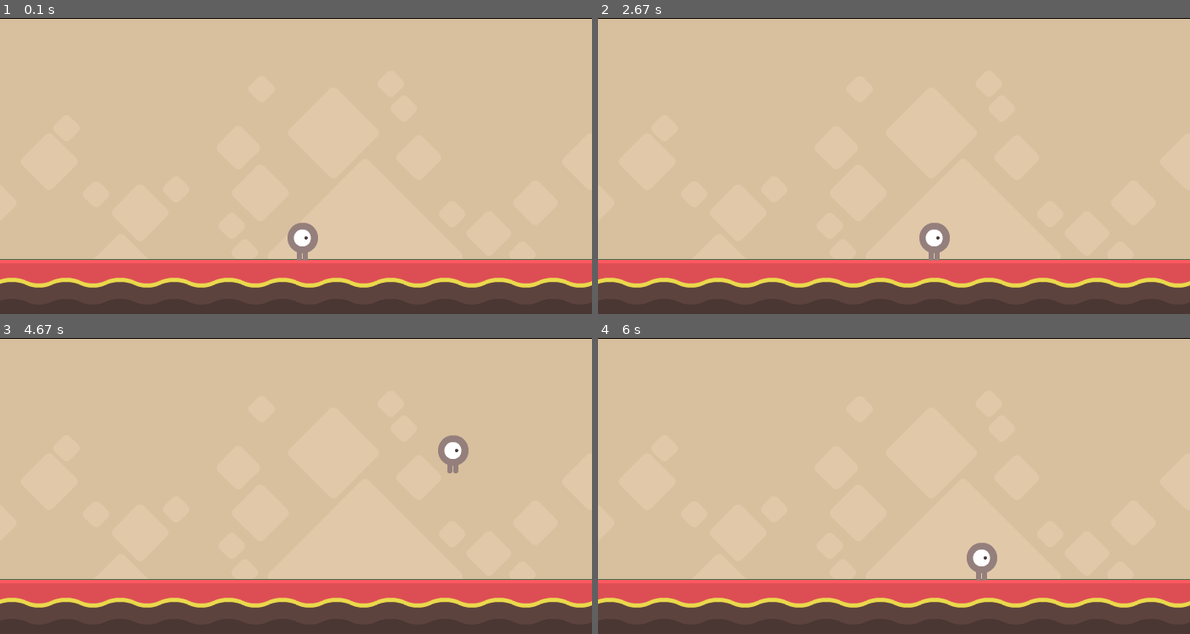
Above: before the commit, frames 1-4 (two rows, left to right).
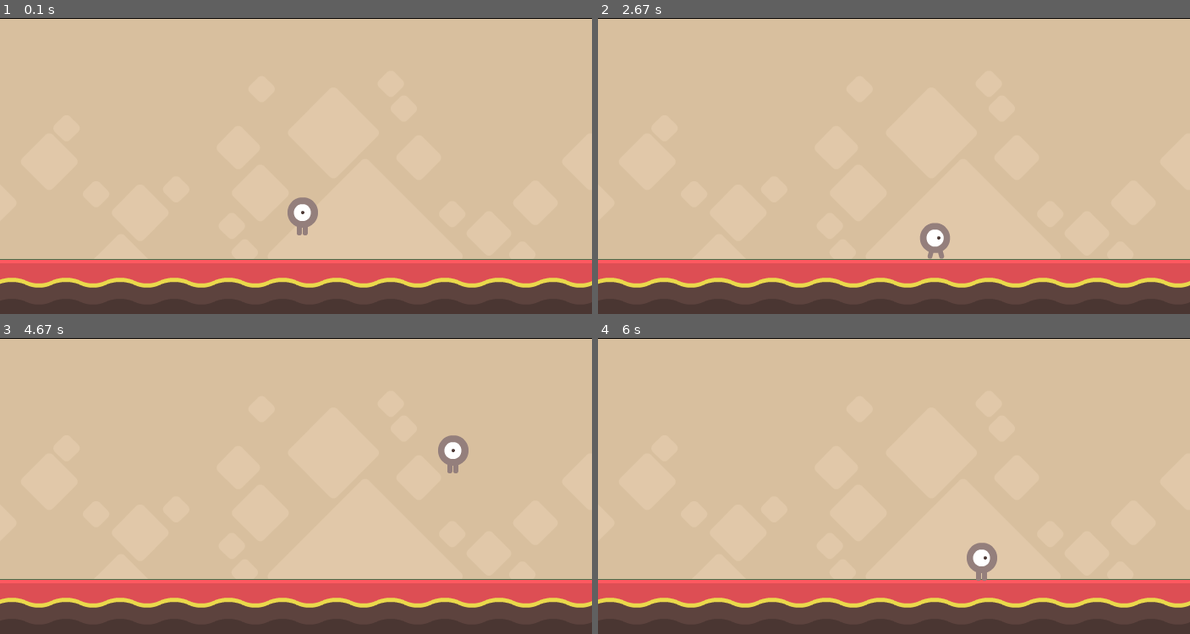
Above: after the commit, the same moments.

Repository: shakori999/games
Game: pygame game, started from PYGAME/RPG/RPG.py
Same seed, same stepped clock (60 frames per second), same inputs: the game is played once before the commit and once after it.
Inputs:
- Up to frame 1 (0.1 s): no input
- Up to frame 2 (2.67 s): hold Right 0.33-0.8 s; hold Right 0.83-1.3 s; tap Space at 0.9, 1.2, 1.4, 1.7, 1.97, 2.27, 2.4 s; hold Left 1.33-1.87 s; hold Left 1.9-2.3 s; hold Right from 2.33 s (still down)
- Up to frame 3 (4.67 s): tap Space at 2.7, 3.07, 3.37, 3.57, 3.87, 4.07, 4.37, 4.57 s; release Right at 2.97 s; hold Left 3-3.47 s; hold Right 3.5-3.97 s; hold Right 4-4.47 s; hold Left from 4.5 s (still down)
- Up to frame 4 (6 s): tap Space at 4.87, 5.13, 5.43, 5.57, 5.87 s; release Left at 5.03 s; hold Left 5.07-5.47 s; hold Right from 5.5 s (still down)

The runs differ from the first frame. In frame 1, 0.8% of the frame differs, in the area x 48-54%, y 60-82%; in frame 2, 0.1%; in frame 3, less than 0.1%; in frame 4, nothing differs.

Commit message:
compelete the animation from both side

Diff:
--- a/PYGAME/RPG/RPG.py
+++ b/PYGAME/RPG/RPG.py
@@ -1,10 +1,10 @@
-import os, sys, random
+import sys, random, time
 import pygame
 from pygame.locals import *
 from tkinter import filedialog
 from tkinter import *
 
-pygame.init()
+pygame.init() # Begin pygame
 
 # variablers will be use durring the program
 vec = pygame.math.Vector2
@@ -20,6 +20,26 @@
 screen = pygame.display.set_mode((w, h))
 pygame.display.set_caption("RPG")
 
+#the animation for the charecter from Right
+run_ani_R = [
+    pygame.image.load("BG/playerGrey_stand.png"),
+    pygame.image.load("BG/playerGrey_walk1.png"),
+    pygame.image.load("BG/playerGrey_walk2.png"),
+    pygame.image.load("BG/playerGrey_walk3.png"),
+    pygame.image.load("BG/playerGrey_walk2.png"),
+    pygame.image.load("BG/playerGrey_walk1.png"),
+]
+
+#the animation for the charecter from Left
+run_ani_L = [
+    pygame.image.load("BG/playerGrey_stand.png"),
+    pygame.image.load("BG/playerGrey_walk1.png"),
+    pygame.image.load("BG/playerGrey_walk2.png"),
+    pygame.image.load("BG/playerGrey_walk3.png"),
+    pygame.image.load("BG/playerGrey_walk2.png"),
+    pygame.image.load("BG/playerGrey_walk1.png"),
+]
+
 
 class Background(pygame.sprite.Sprite):
     def __init__(self):
@@ -36,24 +56,27 @@
         super().__init__()
         self.image = pygame.image.load("BG/bgtrue.png")
         self.rect = self.image.get_rect(center = (350, 317))
+
     def render(self):
         screen.blit(self.image, (self.rect.x, self.rect.y))
 
 class Player(pygame.sprite.Sprite):
     def __init__(self):
         super().__init__()
-        self.image = pygame.image.load("BG/playerGrey_walk1.png")
+        self.image = pygame.image.load("BG/playerGrey_stand.png")
         self.rect = self.image.get_rect()
 
         #position and direction
         self.vx = 0
-        self.pos = vec((340, 240))
+        self.pos = vec((340, 200))
         self.vel = vec(0,0)
         self.acc = vec(0,0)
         self.direction = "RIGHT"
 
         #Movement
         self.jumping = False
+        self.running = False
+        self.move_frame = 0
 
     def move(self):
 
@@ -86,10 +109,31 @@
         if self.pos.x < 0:
             self.pos.x = w
 
-        self.rect.topleft = self.pos
+        self.rect.topleft = self.pos # Update rect with new pos
 
     def update(self):
-        pass
+        #Return to base frame if at end of movement sequence
+        if self.move_frame > 5:
+            self.move_frame = 0
+            return
+        # move the character to the next frame if the conditions are met
+        if self.jumping == False and self.running == True:
+            if self.vel.x > 0:
+                self.image = run_ani_R[self.move_frame]
+                self.direction = "RIGHT"
+            elif self.vel.x < 0:
+                self.image = run_ani_L[self.move_frame]
+                self.direction = "LEFT"
+            self.move_frame += 1
+
+        #Returns to base frame if standing still and incorrect frame not showing
+        if abs(self.vel.x) < 0.2 and self.move_frame != 0:
+            self.move_frame = 0
+            if self.direction == "RIGHT":
+                self.image = run_ani_R[self.move_frame]
+            elif self.direction == "LEFT":
+                self.image = run_ani_L[self.move_frame]
+
 
     def attack(self):
         pass
@@ -97,14 +141,15 @@
     def jump(self):
         self.rect.x += 1
 
+        #Check to see if playe ris in contact with ground!
         hits = pygame.sprite.spritecollide(self , ground_group, False)
 
         self.rect.x -= 1
 
+        # If touching the ground , and not currenctly jumping then, let him jump
         if hits and not self.jumping:
             self.jumping = True
             self.vel.y = -12
-
 
     def gravity_check(self):
         hits = pygame.sprite.spritecollide(player1, ground_group, False)
@@ -122,29 +167,42 @@
         super().__init__()
 
 background = Background()
+
 ground = Ground()
 ground_group = pygame.sprite.Group()
 ground_group.add(ground)
 
 player1 = Player()
+player_groupd = pygame.sprite.Group()
 
 while True:
     for event in pygame.event.get():
+        # close the game with close button
         if event.type == QUIT:
             pygame.quit()
-            exit()
+            sys.exit()
+
+        #For events that occur upon clicing the mouse
         if event.type == pygame.MOUSEBUTTONDOWN:
             pass
+
+        #Event handling for a range of different key presses
         if event.type == pygame.KEYDOWN:
             if event.key == pygame.K_SPACE:
                 player1.jump()
 
+    #Player related functions
+    player1.update()
+    player1.move()
+    player1.gravity_check()
+
+
+    #Display and Background related functions
     background.render()
     ground.render()
-    player1.move()
+
+    #Rendering Player
     screen.blit(player1.image, player1.rect)
-
-    player1.gravity_check()
 
     pygame.display.update()
     fps_clock.tick(fps)
Binary file added: PYGAME/RPG/BG/playerGrey_stand.png
Binary file added: PYGAME/RPG/BG/playerGrey_switch1.png
